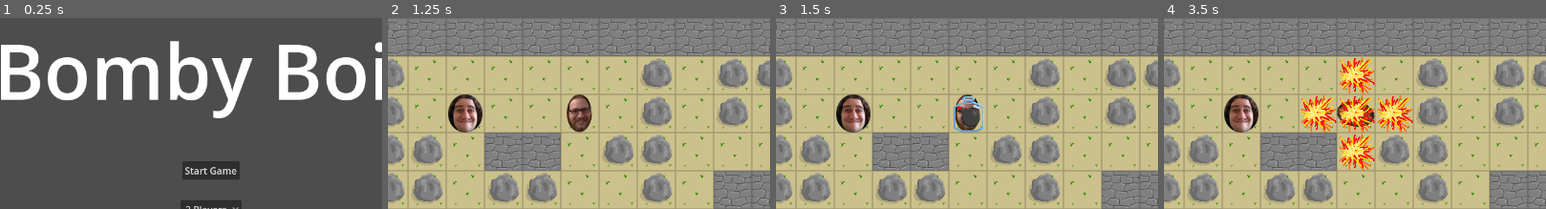
Above: before the commit, frames 1-4 (left to right).
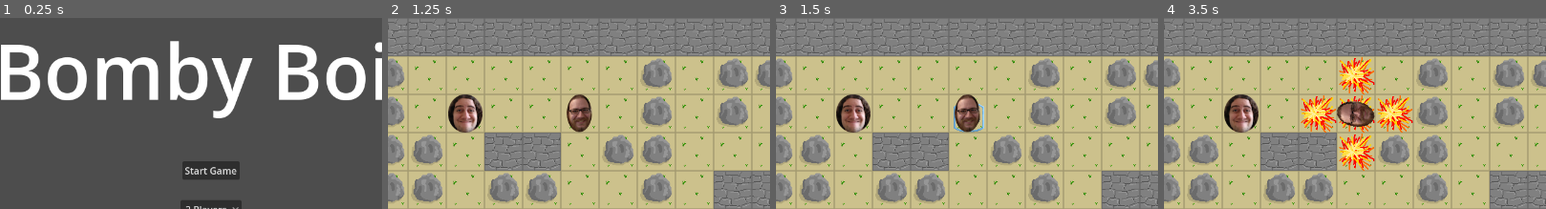
Above: after the commit, the same moments.

Repository: tierriminator/bombyboi
Game: Godot game, scene res://main_menu.tscn
The game is run twice, just before and just after one commit, with the same random seed, the same clock (stepped at 60 frames per second) and the same inputs.
Inputs:
- Up to frame 1 (0.25 s): no input
- Up to frame 2 (1.25 s): click "Start Game" at 0.5 s
- Up to frame 3 (1.5 s): tap Enter at 1.25 s
- Up to frame 4 (3.5 s): tap Space at 2 s; tap Enter at 2.75 s
The pictures show only the part of the screen within x 22-72%, y 0-50%; the shares and areas given below are measured in that part.

Frames 1-2 are identical in both runs. In frame 3, 0.6% of the frame differs, in the area x 46-54%, y 41-60%; in frame 4, 0.8%, in the area x 45-55%, y 43-57%.

Commit message:
better layers

Diff:
--- a/bombyboi/map.gd
+++ b/bombyboi/map.gd
@@ -22,6 +22,7 @@
 var player_count = spawnpoints.size()
 
 @onready var terrain := get_node("/root/Map/Terrain")
+@onready var player_layer := get_node("/root/Map/Players")
 
 @export var player_scene: PackedScene
 
@@ -67,8 +68,8 @@
 	var psc = player_scene.instantiate()
 	psc.player_id = player + 1
 	psc.get_node("Sprite2D").texture = faces[player]
-	psc.set_position(terrain.map_to_local(pos))
-	add_child(psc)
+	psc.set_position(player_layer.map_to_local(pos))
+	player_layer.add_child(psc)
 
 func get_random_spawn() -> Vector2i:
 	var x_start = 2
--- a/bombyboi/map.tscn
+++ b/bombyboi/map.tscn
@@ -41,6 +41,9 @@
 tile_size = Vector2i(64, 64)
 sources/0 = SubResource("TileSetScenesCollectionSource_p5pve")
 
+[sub_resource type="TileSet" id="TileSet_iw27f"]
+tile_size = Vector2i(64, 64)
+
 [node name="Map" type="Node"]
 script = ExtResource("1_p5pve")
 player_scene = ExtResource("2_wijl4")
@@ -54,3 +57,6 @@
 
 [node name="Bombas" type="TileMapLayer" parent="."]
 tile_set = SubResource("TileSet_p5pve")
+
+[node name="Players" type="TileMapLayer" parent="."]
+tile_set = SubResource("TileSet_iw27f")
--- a/bombyboi/player.gd
+++ b/bombyboi/player.gd
@@ -11,6 +11,7 @@
 @onready var place_bomb = "p%d_place_bomb" % player_id
 
 @onready var terrainmap_path := get_node("/root/Map/Terrain")
+@onready var bombas_layer := get_node("/root/Map/Bombas")
 
 var max_bombs = 1
 var bomb_range = 1
@@ -70,7 +71,7 @@
 		bomb.position = target_pos
 		bomb.player_id = player_id
 		bomb.explosion_range = bomb_range
-		get_parent().add_child(bomb)
+		bombas_layer.add_child(bomb)
 
 func bomb_count() -> int:
 	return get_tree().get_nodes_in_group("bombs").filter(func(b): return b.player_id == player_id).size()
Not shown: 1 places in bombyboi/map.tscn that only renumber resources
